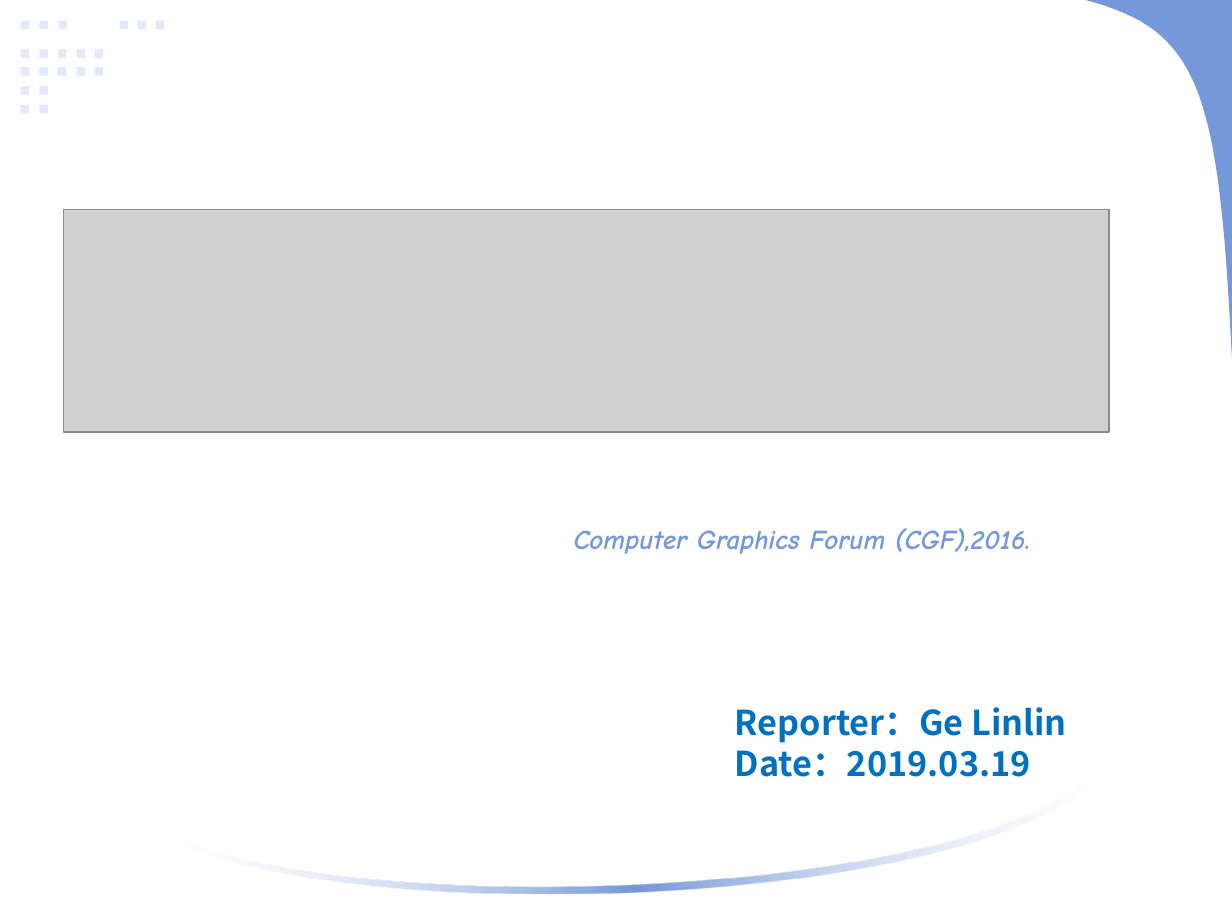
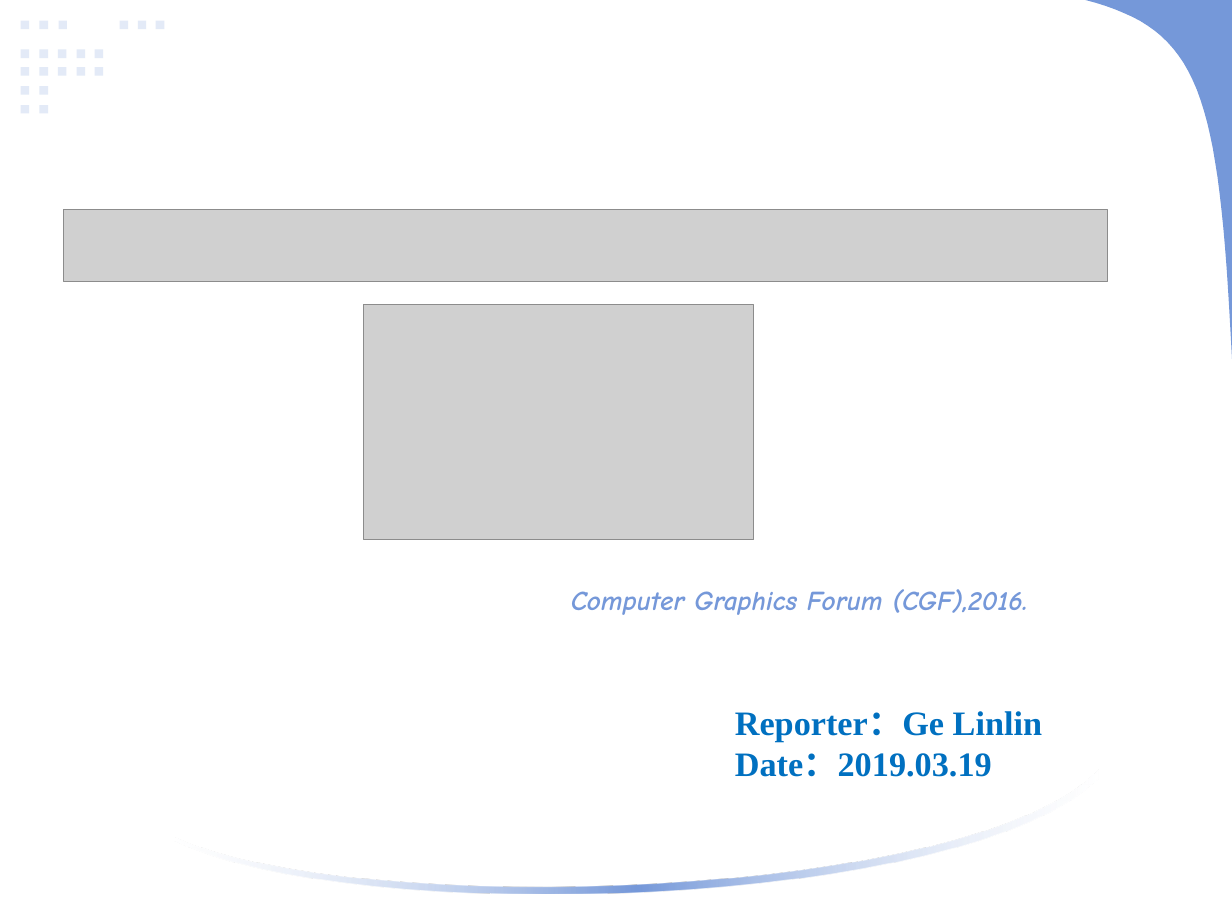
Before and after one commit to linlinge/mondy-speech, a slide deck: slide 1 of 1st March 25, 2019.pptx. Drawn at 1232x924 pixels with LibreOffice and Linux fonts; fonts in the diff are those of the drawing; grey boxes stand for pictures. Boxes give left, top, right and bottom in pixels: in the first picture for what was removed or moved away, otherwise in the second. Text is boxed around its words. In the diff, an @@ line names an element or a change of style, - is before the commit and + after.

```diff
--- a/1st March 25, 2019.pptx
+++ b/1st March 25, 2019.pptx
@@ picture: place and size @@
-picture at [64, 209, 1110, 431]
+picture at [64, 209, 1109, 281]
@@ picture added at [363, 304, 754, 540] @@
@@ text "Computer Graphics Forum (CGF),2016.": place and size @@
-text "Computer Graphics Forum (CGF),2016." at [574, 528, 1030, 554]
+text "Computer Graphics Forum (CGF),2016." at [571, 589, 1027, 615]
@@ text "Reporter：Ge Linlin" at [735, 711, 1042, 777]: font Noto Sans CJK SC to Times New Roman @@
```
Also in this commit, not shown: 2 other slides changed, 1 other file.
